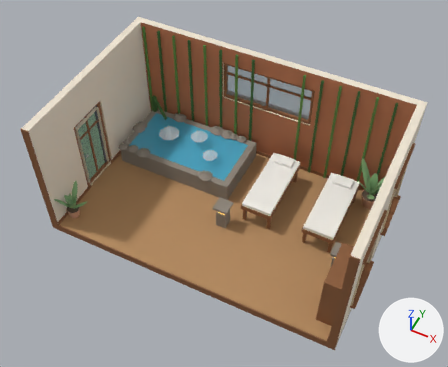
The glTF model assets/map-spa.glb: old version first, new version second.
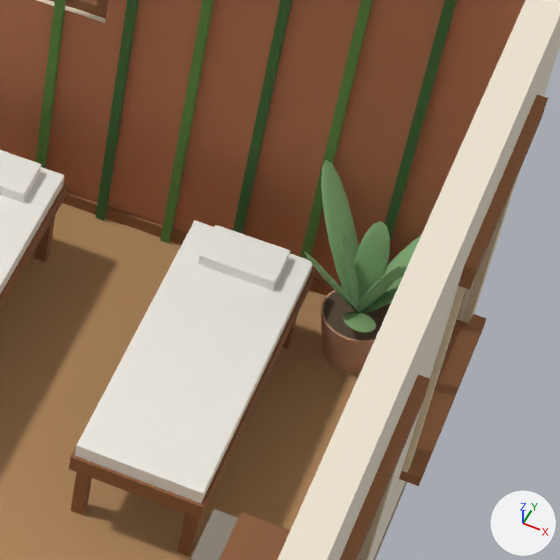
The first picture shows the older version from a 50 mm lens placed at (8.72, -7.17, 13.07), pointed at (4.02, 2.22, 1.33). The close-ups show the older and then the newer version on the part from 64% to 93% of the width and 33% to 69% of the height of that picture. Only the edits that show in the close-ups are written down. Arrows for +X, +Y and +Z are at lower right; the lights stay in place. Where no turn or scale is listed for an object, it has been applied to the vertices.

Objects in the first close-up: 'Floor_Slab', 'Massage_Beds', 'Plant_Living', 'Spa_Deco', 'Walls'.
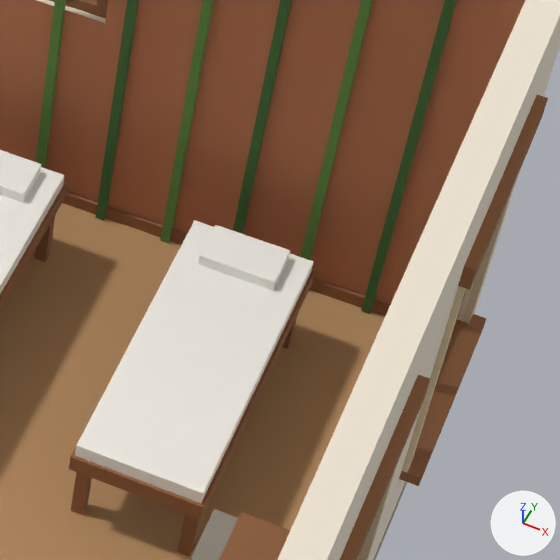
Edits to the bpy script that builds the scene:
```text
Remove ob_plant_living:
    ob_plant_living = bpy.data.objects.new('Plant_Living', me_gd_plant_living_merged)
    ob_plant_living.location = (7.354, 4.354, 0.002)
```

Changed parts and their boxes [x1, y1, x2, y2] in the close-ups (560 x 560 px):
'Plant_Living', deleted: before [304, 160, 422, 372]
    faces in mat_ch_plant (green #89b37c): [304, 160, 422, 333]
    faces in mat_ch_pot (brown #ce9e81): [321, 287, 391, 372]
    faces in mat_ch_soil (brown #61503f): [323, 288, 390, 341]
